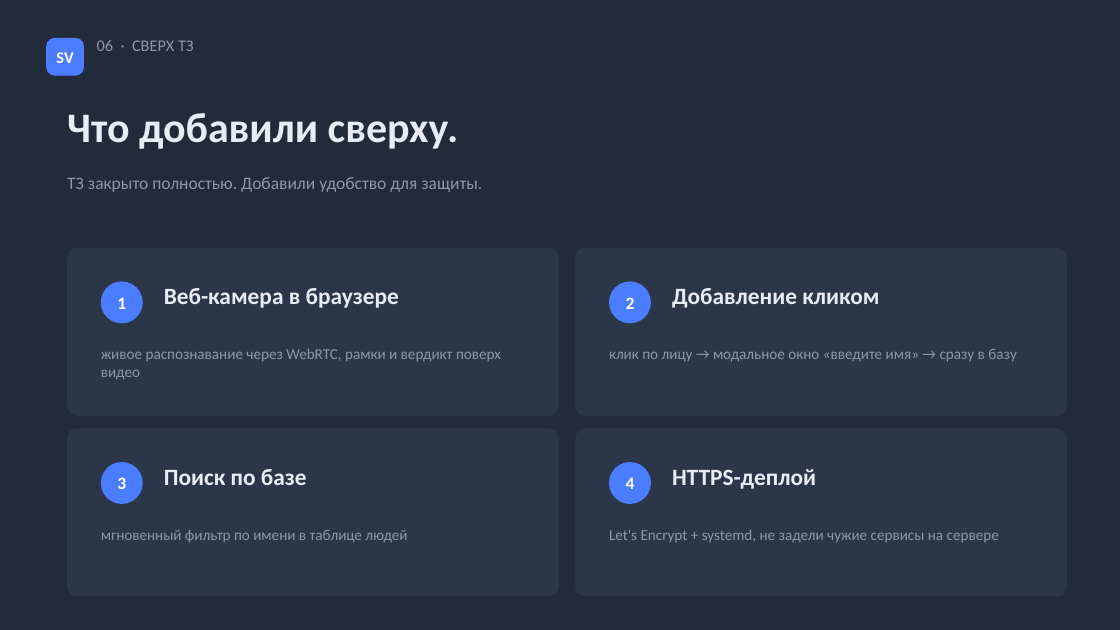
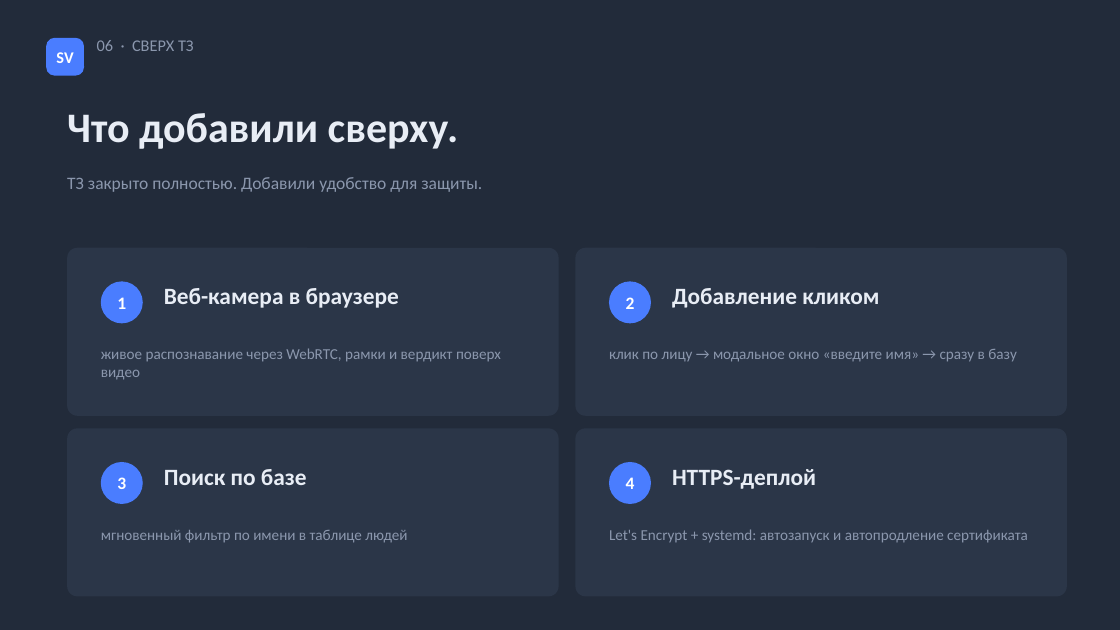
Before and after one commit to Max0209-web/smart-vision-faceid, a slide deck: slide 7 of presentation.pptx. Drawn at 1120x630 pixels with LibreOffice and Linux fonts; fonts in the diff are those of the drawing. Boxes give left, top, right and bottom in pixels: in the first picture for what was removed or moved away, otherwise in the second. Text is boxed around its words. In the diff, an @@ line names an element or a change of style, - is before the commit and + after.

```diff
--- a/presentation.pptx
+++ b/presentation.pptx
@@ text at <box>609,529,1028,543</box>: text changed @@
-Let's Encrypt + systemd, не задели чужие сервисы на сервере
+Let's Encrypt + systemd: автозапуск и автопродление сертификата
```
